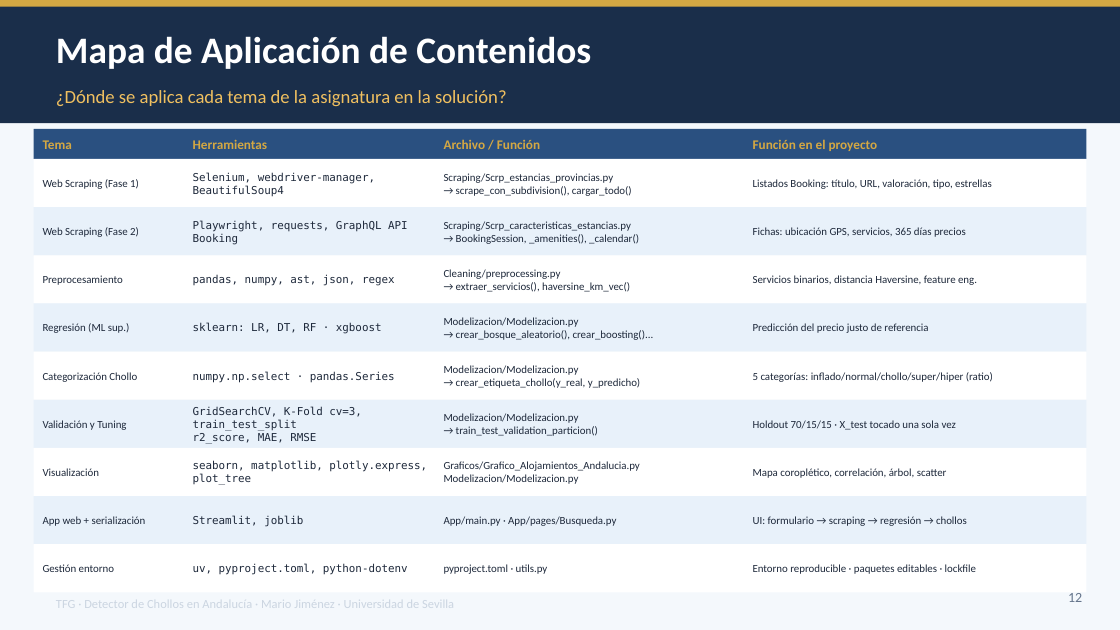
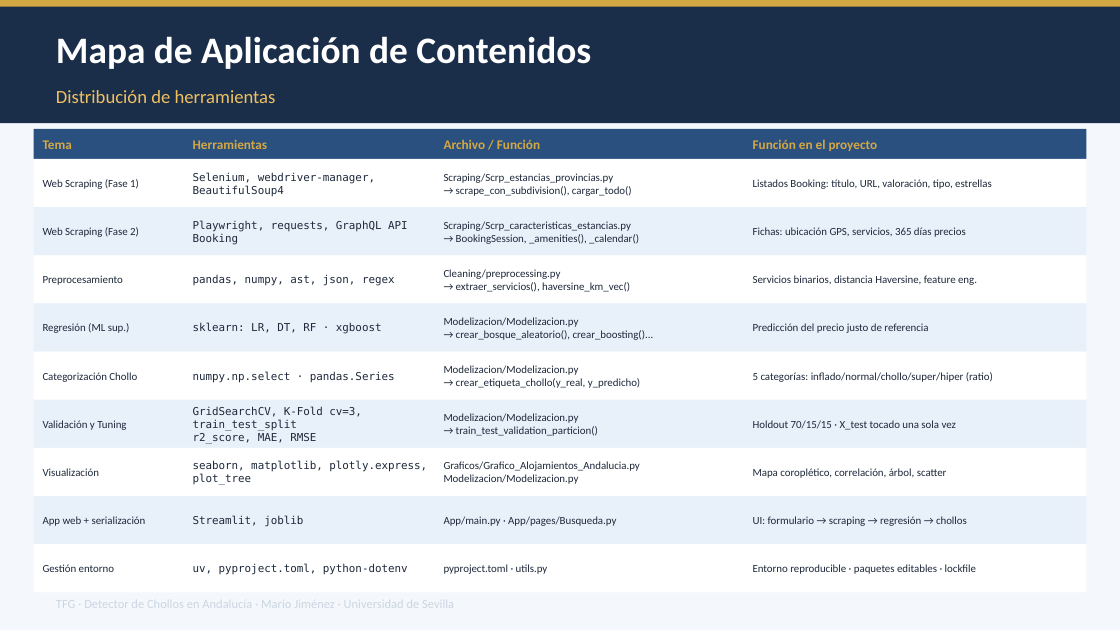
Before and after one commit to Marjimleo3/TFG, a slide deck: slide 2 of TFG_Chollos/TFG_Presentacion_final.pptx. Drawn at 1120x630 pixels with LibreOffice and Linux fonts; fonts in the diff are those of the drawing. Boxes give left, top, right and bottom in pixels: in the first picture for what was removed or moved away, otherwise in the second. Text is boxed around its words. In the diff, an @@ line names an element or a change of style, - is before the commit and + after.

```diff
--- a/TFG_Chollos/TFG_Presentacion_final.pptx
+++ b/TFG_Chollos/TFG_Presentacion_final.pptx
@@ text at [56,90,276,103]: text changed @@
-¿Dónde se aplica cada tema de la asignatura en la solución?
+Distribución de herramientas
@@ text removed at [1068,593,1082,602] @@
-12
```
Also in this commit, not shown: 17 other slides changed, 1 slide added, 1 slide removed, 1 other file.
